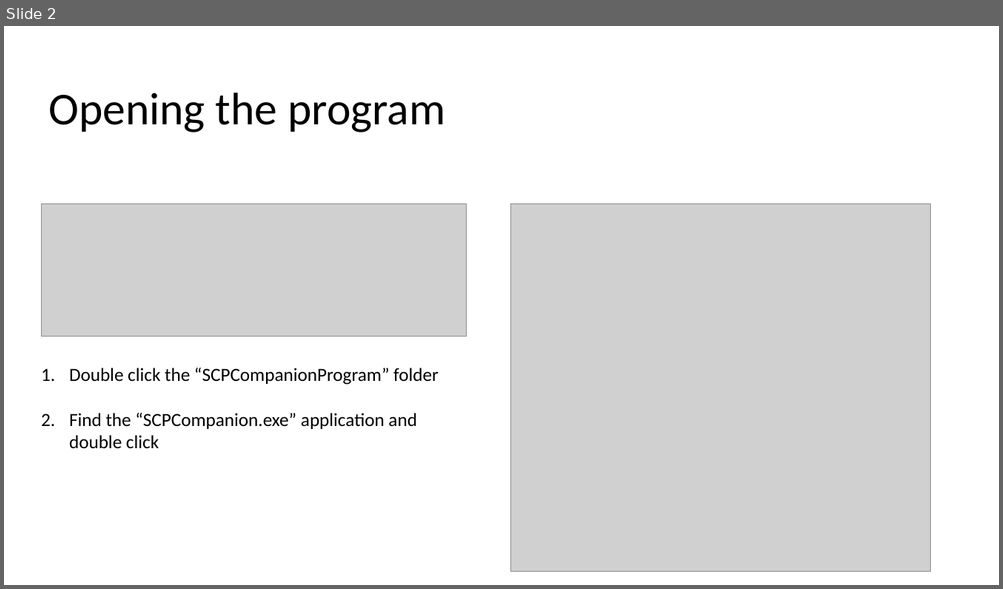
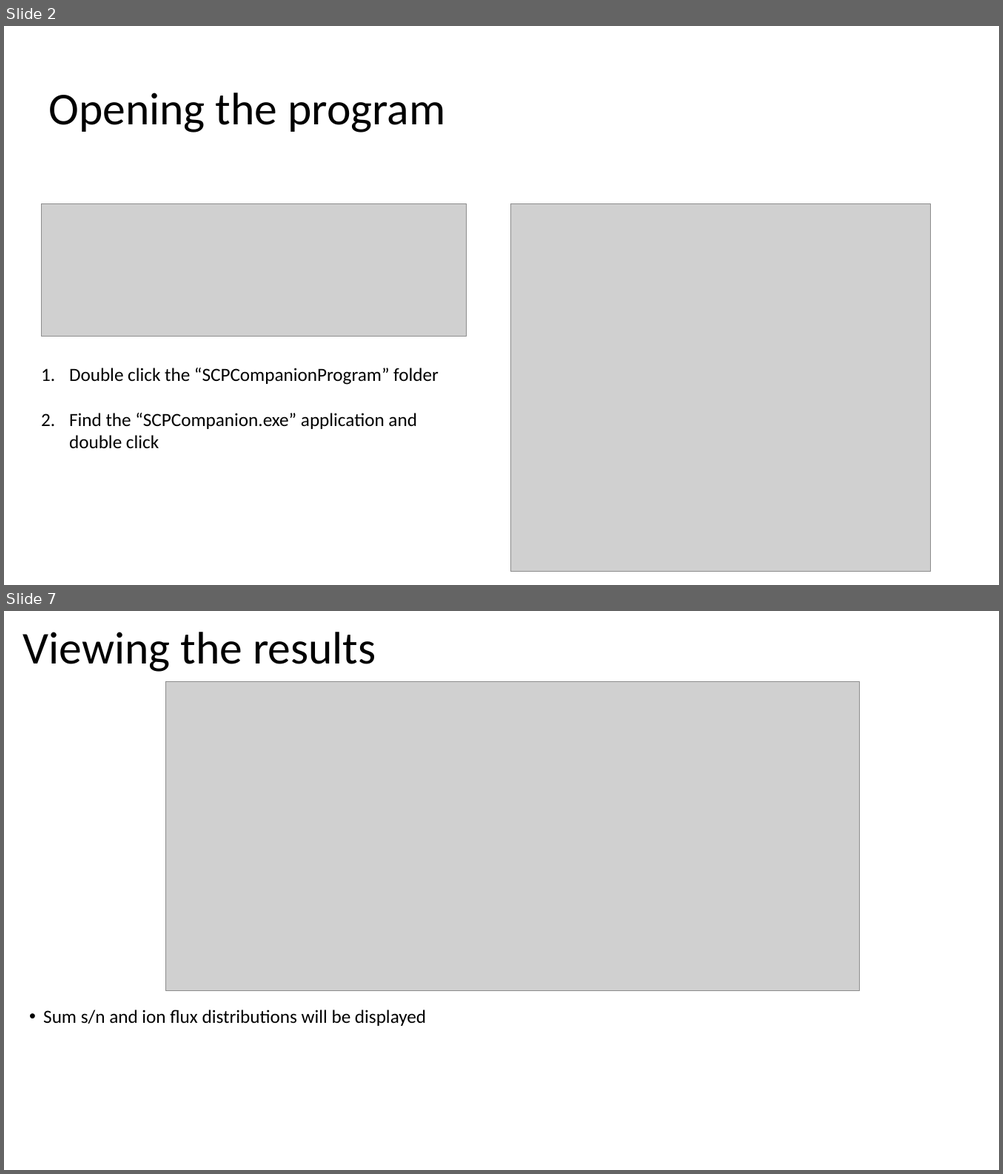
Before and after one commit to scp-ms/SCPCompanion, a slide deck: GettingStarted/UsingSCPCompanion.pptx. Shown one above the other, each under a label of ours: slide 2 before the commit, slides 2 and 7 after it; the slides between them are not shown. The pictures are 1003x589 and 1003x1174 pixels, drawn with LibreOffice and Linux fonts; fonts in the diff are those of the drawing; grey boxes stand for pictures. Boxes give left, top, right and bottom in pixels: in the first picture for what was removed or moved away, otherwise in the second. Text is boxed around its words. In the diff, an @@ line names an element or a change of style, - is before the commit and + after.

```diff
--- a/GettingStarted/UsingSCPCompanion.pptx
+++ b/GettingStarted/UsingSCPCompanion.pptx
@@ slide 7 added at <box>4,611,999,1170</box>, background #FFFFFF @@
@@ title added at <box>23,632,375,672</box>, 44 pt, text #000000 @@
+Viewing the results
@@ picture added at <box>166,681,859,991</box> @@
@@ text added at <box>43,1010,426,1026</box>, 18 pt, text #000000 @@
+• Sum s/n and ion flux distributions will be displayed
```
Also in this commit, not shown: 4 slides changed, 1 other slide added, 4 other files.
